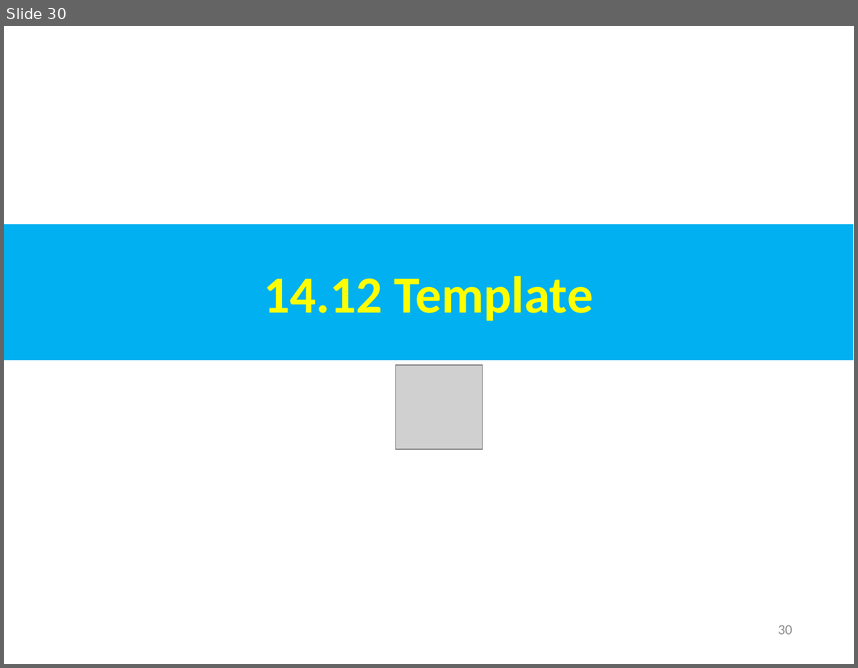
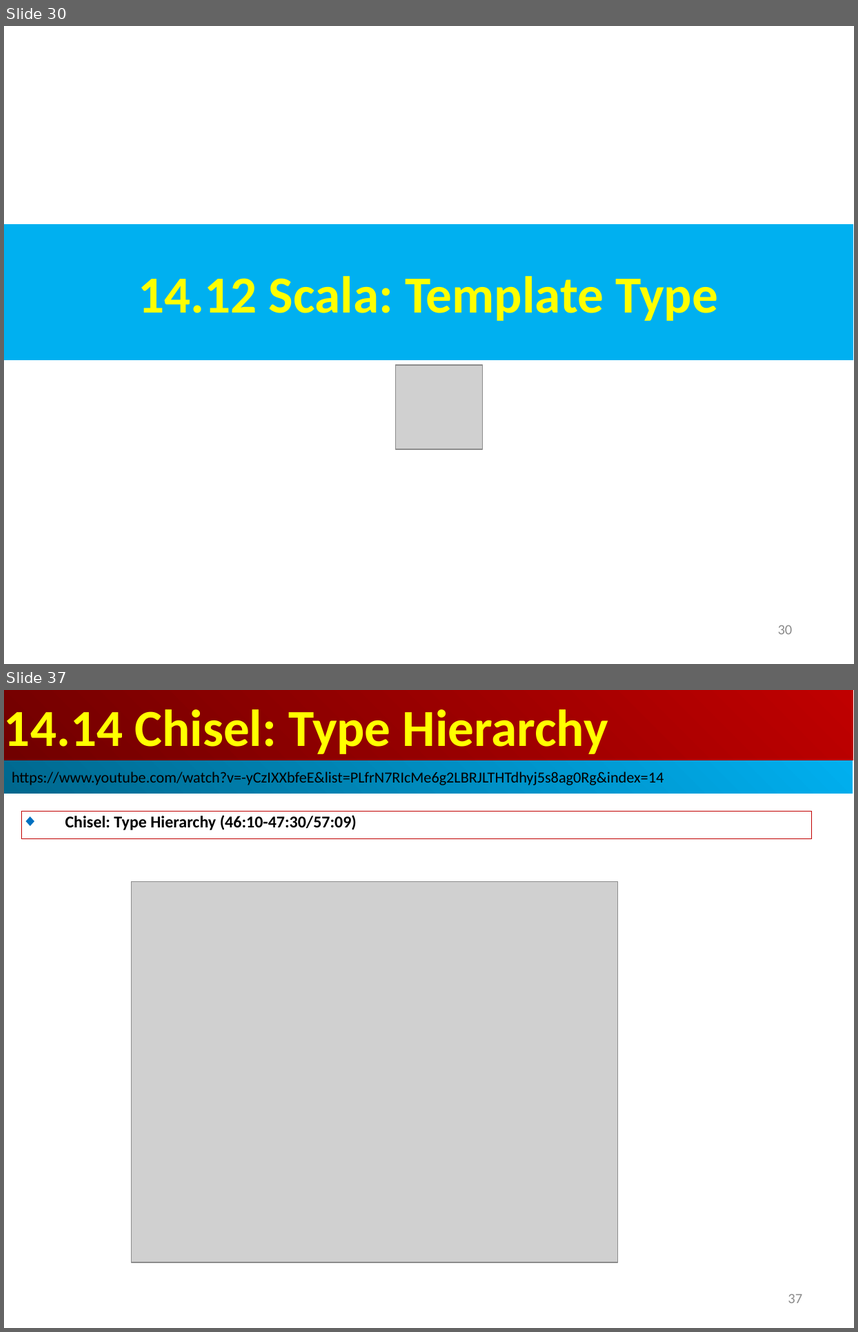
Before and after one commit to peterhchen/AIU_CS800_Chisel, a slide deck: 500_UCSC_HWD/014_Inherit/000_Video/014.Inherit.ppt. Shown one above the other, each under a label of ours: slide 30 before the commit, slides 30 and 37 after it; the slides between them are not shown. The pictures are 858x668 and 858x1332 pixels, drawn with LibreOffice and Linux fonts; fonts in the diff are those of the drawing; grey boxes stand for pictures. Boxes give left, top, right and bottom in pixels: in the first picture for what was removed or moved away, otherwise in the second. Text is boxed around its words. In the diff, an @@ line names an element or a change of style, - is before the commit and + after.

```diff
--- a/500_UCSC_HWD/014_Inherit/000_Video/014.Inherit.ppt
+++ b/500_UCSC_HWD/014_Inherit/000_Video/014.Inherit.ppt
@@ slide 37 added at box(4, 690, 854, 1328), background #FFFFFF @@
@@ rectangle added at box(4, 690, 853, 760), fill gradient #BF0000 to #710000, 44 pt, text #FFFF00, bold @@
+14.14 Chisel: Type Hierarchy
@@ rectangle added at box(4, 760, 853, 793), fill gradient #00AFEF to #00688E, 13 pt, text #000000 @@
+https://www.youtube.com/watch?v=-yCzIXXbfeE&list=PLfrN7RIcMe6g2LBRJLTHTdhyj5s8ag0Rg&index=14
@@ rectangle added at box(22, 811, 811, 839), outline #C00000 0.74 pt, 14 pt, text #000000, bold @@
+◆ Chisel: Type Hierarchy (46:10-47:30/57:09)
@@ picture added at box(132, 881, 618, 1262) @@
@@ page number added at box(788, 1294, 802, 1303), 12 pt, text #8B8B8B @@
+37
@@ slide 30 changed as well @@
@@ text in rectangle at box(138, 276, 718, 321): text changed @@
-14.12 Template
+14.12 Scala: Template Type
```
Also in this commit, not shown: 3 other slides changed, 13 other slides added, 1 slide removed.
